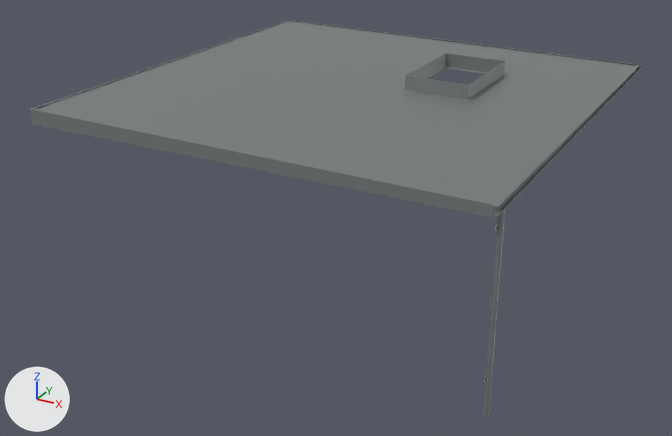
The glTF model game/assets/props/roof_public_weathering.glb: old version first, new version second.
Both versions are drawn from a 50 mm camera at (8.86, -14.09, 26.86) aimed at (1.42, -0.55, 20.1). Lighting does not change. The marker at lower left points along +X, +Y and +Z. The picture after the commit comes second. Vertices at exactly the same position are counted once.

In view in the first picture: 'PublicRoofRuntime_04_metal', 'PublicRoofRuntime_05_metal', 'PublicRoofRuntime_06_metal', 'PublicRoofRuntime_07_metal' and 1 more.
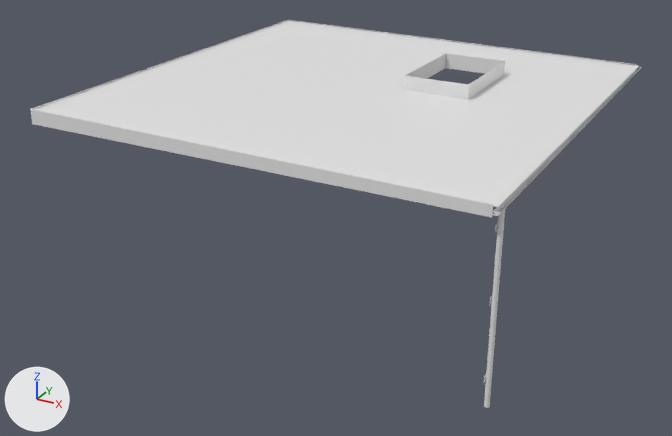
Scene script edits in JSON lines:
```json
{"block": "me_publicroofruntime_04_metal", "where": "me_publicroofruntime_04_metal.from_pydata(...)  # 277 vertices, 729 faces; spans x -1.37..2.63, y -1.22..2.77, z 0.65..0.9"}
{"op": "remove", "block": "me_publicroofruntime_04_metal", "code": "me_publicroofruntime_04_metal.materials.append(mat_metal)  # grey #959999"}
{"block": "me_publicroofruntime_05_metal", "where": "me_publicroofruntime_05_metal.from_pydata(...)  # 273 vertices, 715 faces; spans x -1.37..2.63, y -1.73..2.12, z 0.65..0.9"}
{"op": "remove", "block": "me_publicroofruntime_05_metal", "code": "me_publicroofruntime_05_metal.materials.append(mat_metal)  # grey #959999"}
{"block": "me_publicroofruntime_06_metal", "where": "# used by ob_publicroofruntime_06_metal; location = (4.5, -3.6, 21.6)"}
{"op": "remove", "block": "me_publicroofruntime_06_metal", "code": "me_publicroofruntime_06_metal.from_pydata(...)  # 1334 vertices, 2702 faces; spans x -2.77..1.07, y -0.33..3.67, z -2.37..0.86"}
{"op": "add", "block": "me_publicroofruntime_06_metal", "code": "me_publicroofruntime_06_metal.from_pydata(...)  # 1445 vertices, 2924 faces; spans x -2.77..1.07, y -0.33..3.67, z -2.23..0.86"}
{"block": "me_publicroofruntime_06_metal", "change": "me_publicroofruntime_06_metal part 1: 9 vertices moved from x 0.99..1.06, y -0.17..-0.09, z -2.37..0.71 to x 0.99..1.06, y -0.17..-0.09, z -2.23..0.71; 57 vertices removed from x 0.99..1.06, y -0.17..-0.09, z -2.37; 168 vertices added at x 0.99..1.06, y -0.17..-0.09, z -2.23"}
{"block": "me_publicroofruntime_06_metal", "change": "me_publicroofruntime_06_metal part 2: 2344 faces spanning x -2.77..1.07, y -0.33..3.67, z -2.23..0.86 switch from mat_metal (grey #959999) to no material"}
{"block": "me_publicroofruntime_07_metal", "where": "me_publicroofruntime_07_metal.from_pydata(...)  # 636 vertices, 1390 faces; spans x -1.87..1.97, y -1.73..2.13, z 0.65..1.08"}
{"op": "remove", "block": "me_publicroofruntime_07_metal", "code": "me_publicroofruntime_07_metal.materials.append(mat_metal)  # grey #959999"}
```

Where the change shows, as pixel boxes (x1, y1, x2, y2) in the pictures (672 x 436 px):
```json
{"object": "PublicRoofRuntime_04_metal", "change": "recoloured", "before": [30, 56, 367, 166], "after": [30, 56, 367, 166], "on screen": "grey to white"}
{"object": "PublicRoofRuntime_07_metal", "change": "recoloured", "before": [369, 41, 642, 125], "after": [369, 41, 642, 125], "on screen": "grey to white"}
{"object": "PublicRoofRuntime_05_metal", "change": "recoloured", "before": [184, 20, 453, 86], "after": [184, 20, 453, 86], "on screen": "grey to white"}
{"part": 1, "of": "me_publicroofruntime_06_metal", "change": "cut back", "before": [483, 208, 505, 416], "after": [484, 208, 505, 408]}
{"part": 2, "of": "me_publicroofruntime_06_metal", "change": "recoloured", "before": [239, 86, 587, 382], "after": [239, 86, 587, 382], "on screen": "grey to white"}
```
